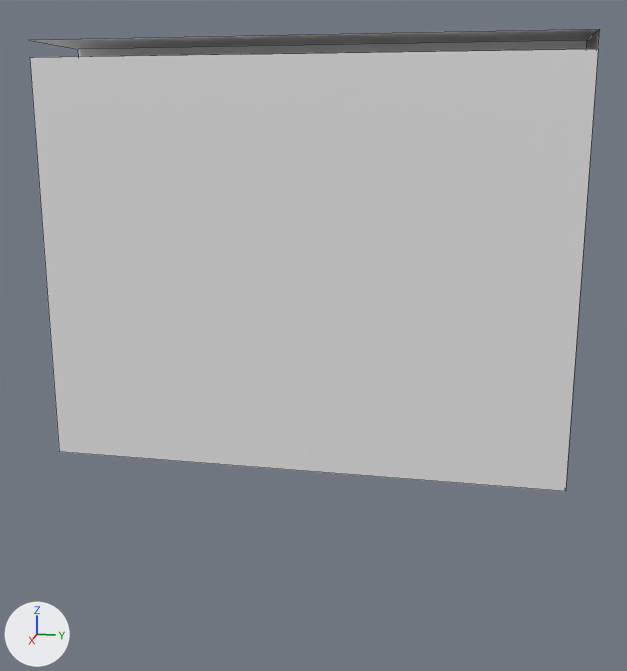
Before and after pictures for a commit that changed the OBJ model Project/Assets/Art/Models/Environment/House_bottom_c.obj.
Before and after are seen from a camera (50 mm lens) standing at (19.38, 3.38, 4.35) and looking at (2.37, -0.02, 0.09). Every picture has the same lights, and +X, +Y and +Z are marked at lower left. Mesh edges are drawn as thin lines. Where no turn or scale is listed for an object, it has been applied to the vertices.

Objects in the first picture: 'House_bottom_c'.
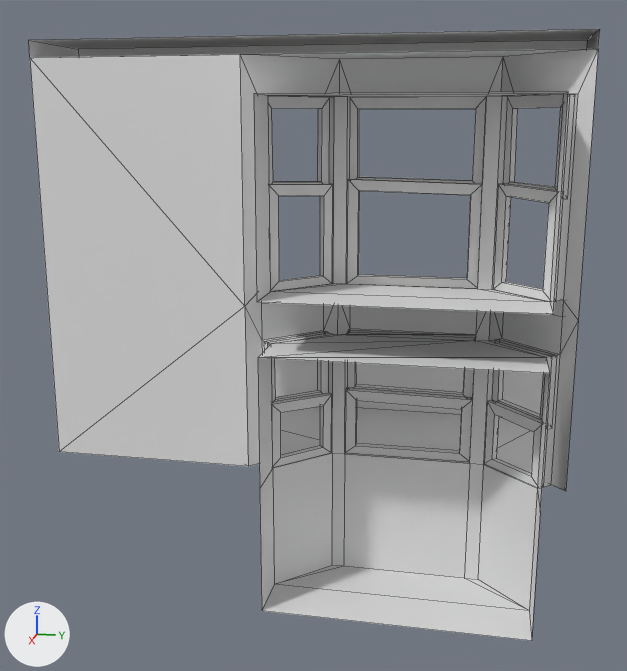
Changed parts and their boxes (x1, y1, x2, y2) in the pictures (627 x 671 px):
'House_bottom_c', reshaped (32% taller)
    before: (30, 29, 600, 491)
    after: (29, 29, 600, 641)
part 1 of me_house_bottom_c, built on
    before: (30, 49, 598, 491)
    after: (29, 40, 598, 641)

What changed in the scene script:
```text
Change me_house_bottom_c:
    used by ob_house_bottom_c; location = (0.0, 0.0, 0.0)
    remove me_house_bottom_c.from_pydata(...)  # 20 vertices, 9 faces; spans x -0.5..4.0, y -5.0..5.0, z -2.2..5.8
    add me_house_bottom_c.from_pydata(...)  # 302 vertices, 280 faces; spans x -0.5..5.0, y -5.0..5.0, z -4.7..5.8
    me_house_bottom_c part 1
    1 vertex is removed from x 0.0, y -5.0, z -2.2
    3 faces are deleted
    138 vertices are added at x 2.26..4.0, y -1.0..5.0, z -4.7..5.5
    32 new vertices lie (0.17, 0.0, 0.0) away from vertices in x 2.59..2.74, y 0.75..3.25, z -2.2..4.8
    20 new vertices lie (1.0, -1.0, 0.0) away from vertices in x 2.58..3.0, y 0.08..0.5, z -4.7..4.8
    5 new vertices lie (0.0, 0.25, 0.0) away from vertices in x 3.0, y 0.5, z -4.7..4.8
    5 new vertices lie (0.0, 2.5, 0.0) away from vertices in x 3.0, y 0.75, z -4.7..4.8
    8 new vertices lie (-0.5, 0.0, 0.0) away from vertices in x 3.0, y 0.75..3.25, z -2.2..4.8
    5 new vertices lie (0.0, 0.26, 0.0) away from vertices in x 3.0, y 3.25, z -4.7..4.8
    5 new vertices lie (1.0, 0.99, 0.0) away from vertices in x 3.0, y 3.51, z -4.7..4.8
    10 new vertices lie (1.0, 0.0, 0.0) away from vertices in x 4.0, y -0.5..4.5, z -4.7..4.8
    5 new vertices lie (-0.25, 0.25, 0.0) away from vertices in x 2.75..4.0, y 0.25..4.5, z -2.2..4.8
    20 new vertices lie (0.09, -0.09, 0.0) away from vertices in x 2.8..3.88, y 3.62..4.7, z -2.2..4.8
    14 new vertices lie (0.09, 0.09, 0.0) away from vertices in x 2.94..3.74, y -0.59..0.24, z -2.03..4.59
    8 new vertices lie (0.08, 0.08, 0.0) away from vertices in x 2.81..3.89, y -0.69..0.39, z -1.08..3.26
    8 new vertices lie (0.08, -0.09, 0.0) away from vertices in x 2.91..3.03, y 3.77..3.82, z -2.03..4.59
    274 new faces join them
```
